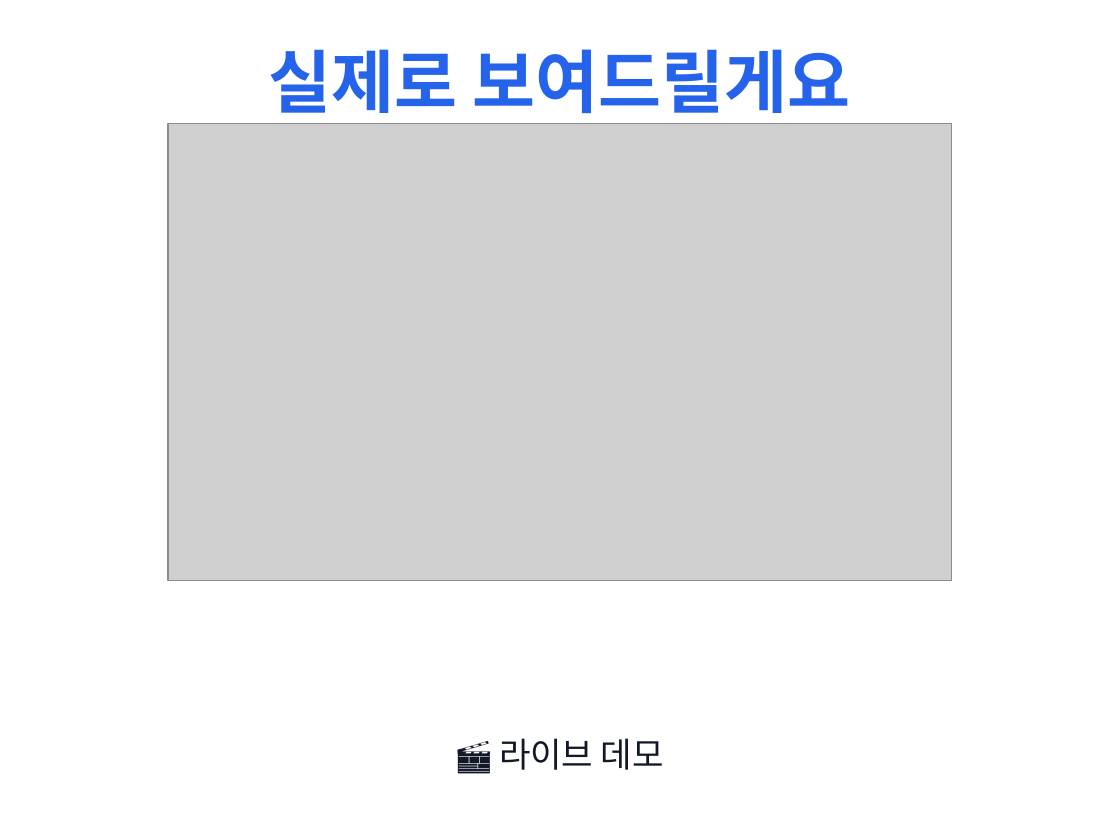
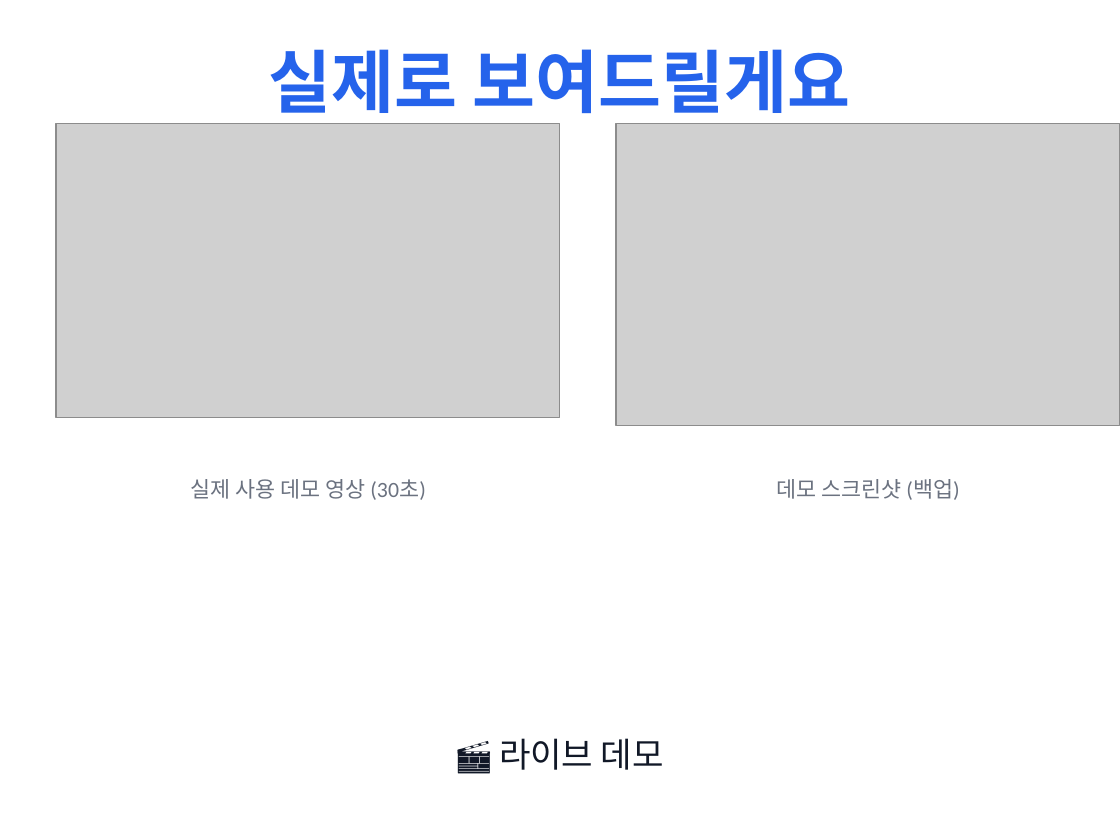
Before and after one commit to twoLoop-40/SoundToAct, a slide deck: slide 6 of presentations/output/SoundToAct_Presentation_WithImages.pptx. Drawn at 1120x840 pixels with LibreOffice and Linux fonts; fonts in the diff are those of the drawing; grey boxes stand for pictures. Boxes give left, top, right and bottom in pixels: in the first picture for what was removed or moved away, otherwise in the second. Text is boxed around its words. In the diff, an @@ line names an element or a change of style, - is before the commit and + after.

```diff
--- a/presentations/output/SoundToAct_Presentation_WithImages.pptx
+++ b/presentations/output/SoundToAct_Presentation_WithImages.pptx
@@ picture: place and size @@
-picture at [168, 123, 952, 580]
+picture at [56, 123, 560, 417]
@@ picture added at [616, 123, 1120, 426] @@
@@ text added at [190, 479, 425, 500], 14 pt, text #6B7280 @@
+실제 사용 데모 영상 (30초)
@@ text added at [776, 479, 959, 500], 14 pt, text #6B7280 @@
+데모 스크린샷 (백업)
```
Also in this commit, not shown: 9 other slides changed, 2 other files.
